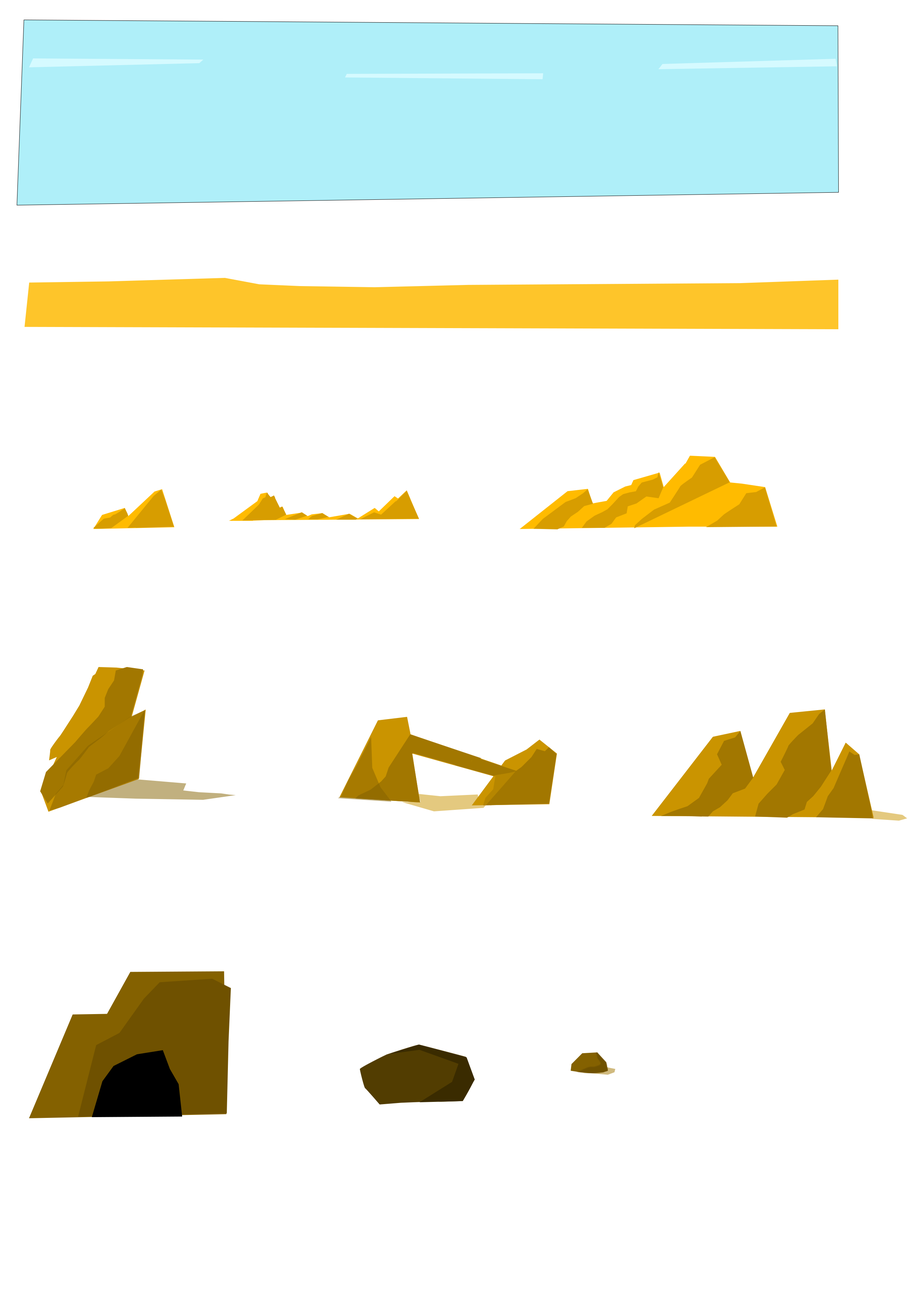
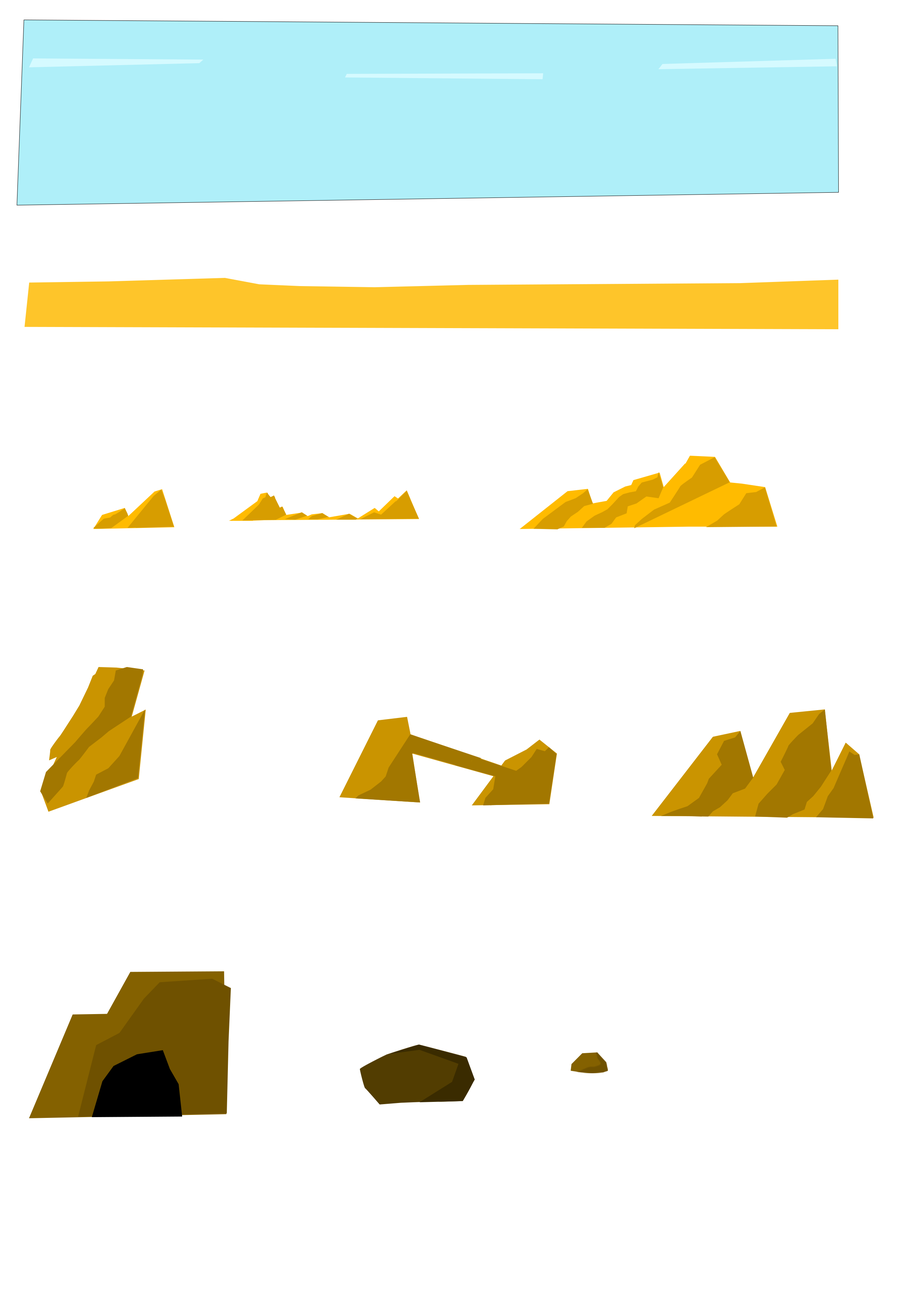
Two versions of the same layered image (922px x 1305px). Layer-by-layer changes:
removed layer "Forma 74" from group "Grupo 10" over (579, 1067, 616, 1075)
removed layer "Forma 69" (was 50%) from group "Grupo 7" over (871, 810, 908, 821)
removed layer "Forma 65" (was 50%) from group "Grupo 6" over (338, 736, 392, 802)
removed layer "Forma 68" (was 50%) from group "Grupo 6" over (402, 770, 516, 812)
removed layer "Forma 64" (was 50%) from group "Grupo 5" over (86, 779, 236, 800)
removed layer "Forma 67" (was 50%) from group "Grupo 5" over (49, 709, 146, 811)
